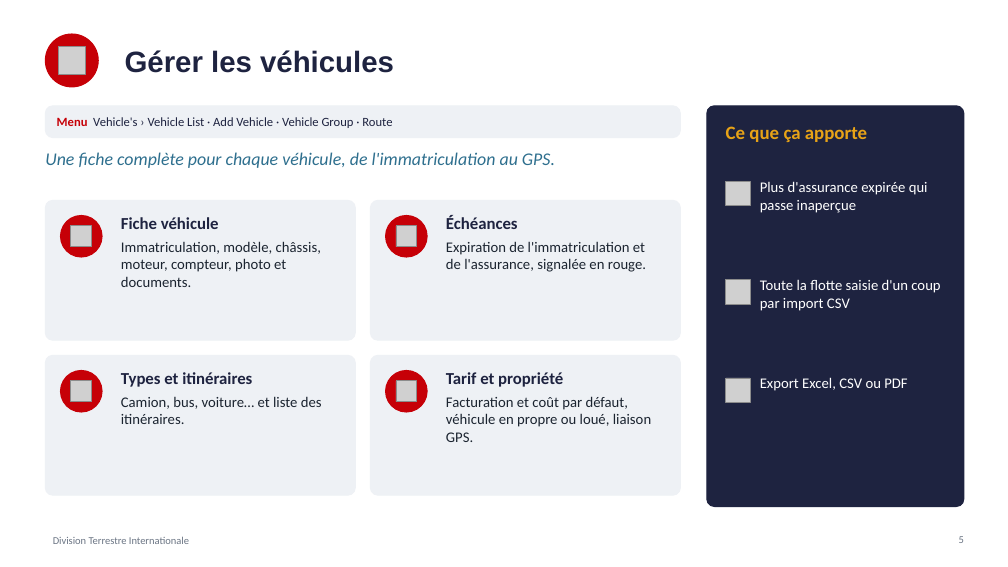
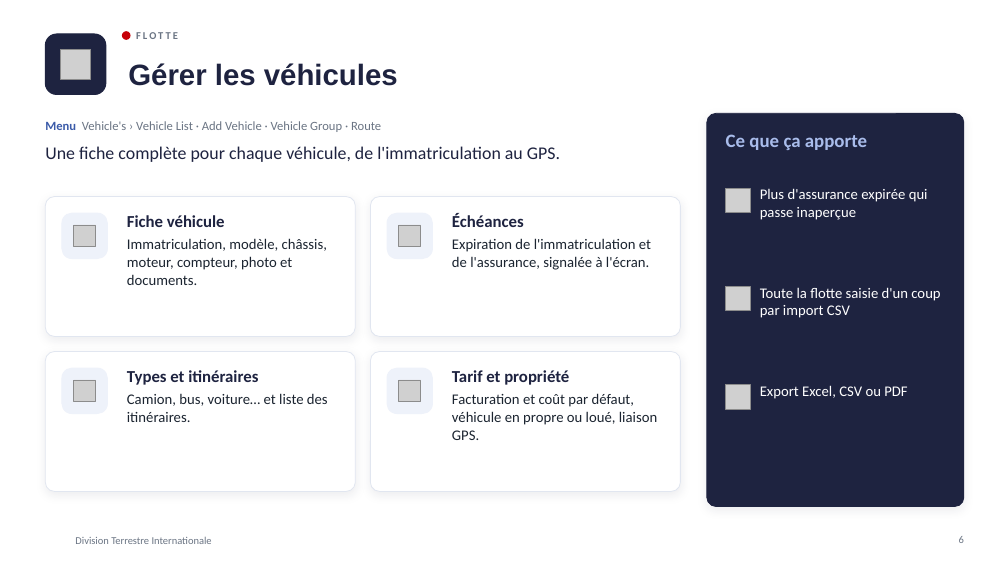
Before and after one commit to meledjearmel/portfolio-assets, a slide deck: slide 6 of formations/dti/presentation-division-terrestre-internationale.pptx (slide 5 before the commit). Drawn at 1008x567 pixels with LibreOffice and Linux fonts; fonts in the diff are those of the drawing; grey boxes stand for pictures; background and template pictures are left out. Boxes give left, top, right and bottom in pixels: in the first picture for what was removed or moved away, otherwise in the second. Text is boxed around its words. In the diff, an @@ line names an element or a change of style, - is before the commit and + after.

```diff
--- a/formations/dti/presentation-division-terrestre-internationale.pptx
+++ b/formations/dti/presentation-division-terrestre-internationale.pptx
@@ rounded rectangle added at box(45, 34, 106, 95), fill #1E2340, outline #1E2340 1 pt @@
@@ picture: place and size @@
-picture at box(58, 47, 85, 74)
+picture at box(60, 49, 91, 79)
@@ title "Gérer les véhicules": place and size @@
-title "Gérer les véhicules" at box(125, 50, 394, 73)
+title "Gérer les véhicules" at box(128, 63, 398, 86)
@@ ellipse: place and size @@
-ellipse at box(45, 34, 98, 87)
+ellipse at box(123, 32, 130, 39)
@@ text added at box(136, 32, 178, 39), 10 pt, text #6B7584, bold @@
+FLOTTE
@@ text "Menu Vehicle's › Vehicle List ...": place and size @@
-text "Menu Vehicle's › Vehicle List ..." at box(57, 117, 392, 128)
+text "Menu Vehicle's › Vehicle List ..." at box(45, 121, 381, 132)
@@ text "Menu Vehicle's › Vehicle List ..." at box(45, 121, 381, 132): text colour #C60007 to #3B5BA9 in "Menu"; text colour #1E2340 to #6B7584 @@
@@ rounded rectangle removed at box(45, 106, 681, 138) @@
@@ rounded rectangle: place and size @@
-rounded rectangle at box(707, 106, 964, 507)
+rounded rectangle at box(707, 113, 964, 507)
@@ rounded rectangle at box(707, 113, 964, 507): outline #1E2340 1 pt to #1E2340 0.75 pt; shadow on; proportions changed @@
@@ text "Une fiche complète pour chaque ..." at box(45, 146, 560, 162): text colour #2E6F8E to #1E2340, italic off @@
@@ text "Ce que ça apporte" at box(726, 134, 867, 150): text colour #E8A317 to #A9BCEB @@
@@ text "Fiche véhicule": place and size @@
-text "Fiche véhicule" at box(121, 217, 321, 287)
+text "Fiche véhicule" at box(127, 215, 327, 285)
@@ 3 pictures, 1 text: place and size @@
-3 pictures, 1 text at box(726, 181, 928, 402)
+3 pictures, 1 text at box(726, 188, 928, 409)
@@ ellipse removed at box(60, 216, 102, 257) @@
@@ rounded rectangle added at box(62, 213, 107, 259), fill #EEF2FA, outline #EEF2FA 1 pt @@
@@ 4 pictures: place and size @@
-4 pictures at box(71, 226, 417, 402)
+4 pictures at box(74, 225, 421, 402)
@@ ellipse removed at box(386, 216, 427, 257) @@
@@ rounded rectangle added at box(387, 213, 433, 259), fill #EEF2FA, outline #EEF2FA 1 pt @@
@@ text at box(452, 238, 651, 270): text changed @@
-Expiration de l'immatriculation et de l'assurance, signalée en rouge.
+Expiration de l'immatriculation et de l'assurance, signalée à l'écran.
@@ 3 texts: place and size @@
-3 texts at box(726, 126, 940, 391)
+3 texts at box(726, 134, 940, 399)
@@ fill #EEF1F5 to #FFFFFF; outline #EEF1F5 1 pt to #E1E6F0 0.75 pt; shadow on; proportions changed in 4 elements at box(371, 197, 681, 337), box(45, 197, 355, 337), box(45, 352, 355, 492), box(371, 352, 681, 492) @@
@@ ellipse removed at box(60, 371, 102, 412) @@
@@ rounded rectangle added at box(62, 368, 107, 414), fill #EEF2FA, outline #EEF2FA 1 pt @@
@@ text "Types et itinéraires": place and size @@
-text "Types et itinéraires" at box(121, 372, 322, 424)
+text "Types et itinéraires" at box(127, 370, 328, 422)
@@ ellipse removed at box(386, 371, 427, 412) @@
@@ rounded rectangle added at box(387, 368, 433, 414), fill #EEF2FA, outline #EEF2FA 1 pt @@
@@ text "Tarif et propriété": place and size @@
-text "Tarif et propriété" at box(446, 372, 651, 442)
+text "Tarif et propriété" at box(452, 370, 657, 440)
@@ text "Division Terrestre Internationale": place and size @@
-text "Division Terrestre Internationale" at box(53, 537, 189, 544)
+text "Division Terrestre Internationale" at box(75, 537, 212, 544)
@@ page number at box(959, 536, 964, 543): text changed @@
-5
+6
```
Also in this commit, not shown: 17 other slides changed, 2 slides added, 1 other file.
